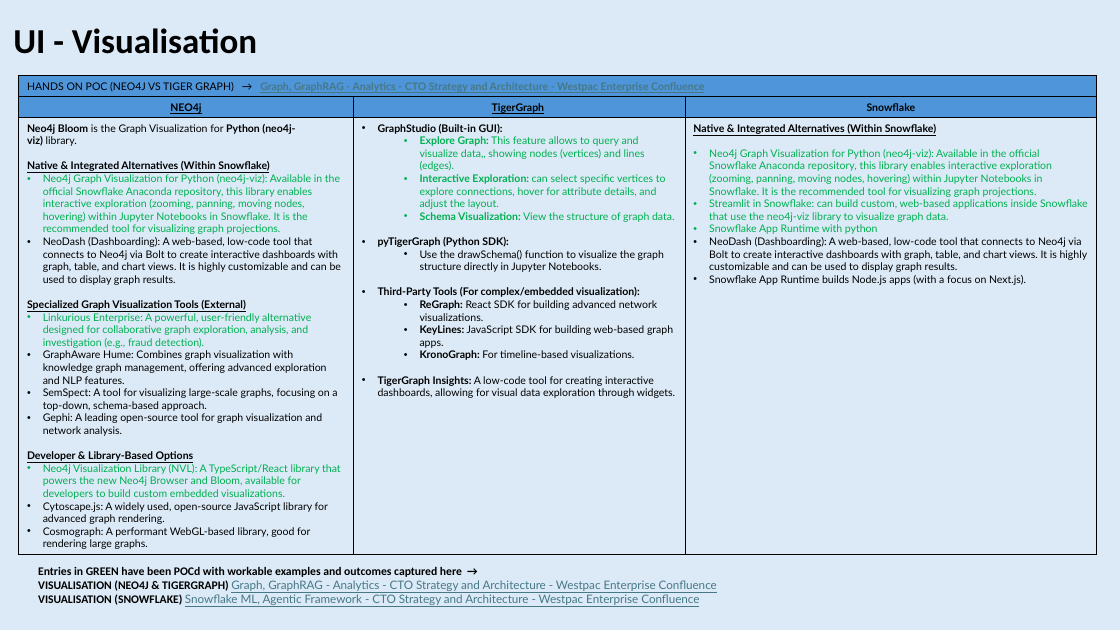
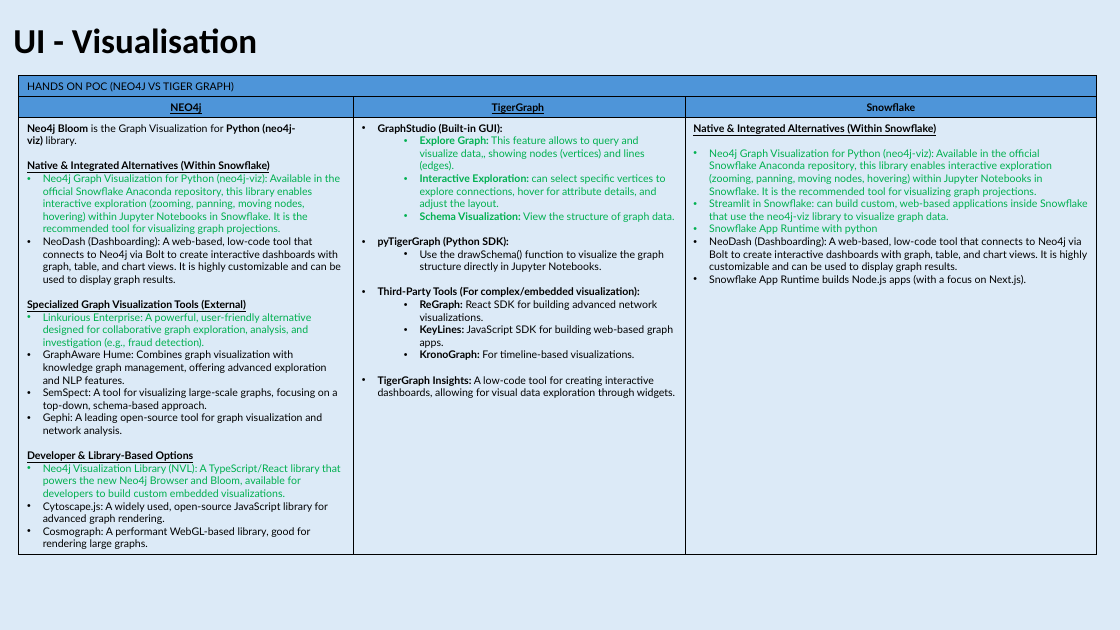
Before and after one commit to ashishachopra/Concepts, a slide deck: slide 33 of GRAPH,GRAPHRAG,ONTOLOGY.pptx. Drawn at 1120x630 pixels with LibreOffice and Linux fonts; fonts in the diff are those of the drawing. Boxes give left, top, right and bottom in pixels: in the first picture for what was removed or moved away, otherwise in the second. Text is boxed around its words. In the diff, an @@ line names an element or a change of style, - is before the commit and + after.

```diff
--- a/GRAPH,GRAPHRAG,ONTOLOGY.pptx
+++ b/GRAPH,GRAPHRAG,ONTOLOGY.pptx
@@ table at (18, 76, 1097, 553) @@
-row 1, column 1: HANDS ON POC (NEO4J VS TIGER GRAPH) → Graph, GraphRAG - Analytics - CTO Strategy and Architecture - Westpac Enterprise Confluence
+row 1, column 1: HANDS ON POC (NEO4J VS TIGER GRAPH)
@@ text removed at (38, 566, 717, 605) @@
-Entries in GREEN have been POCd with workable examples and outcomes captured here →
-VISUALISATION (NEO4J & TIGERGRAPH) Graph, GraphRAG - Analytics - CTO Strategy and Architecture - Westpac Enterprise Confluence
-VISUALISATION (SNOWFLAKE) Snowflake ML, Agentic Framework - CTO Strategy and Architecture - Westpac Enterprise Confluence
```
Also in this commit, not shown: 12 other slides changed, 8 other files.
